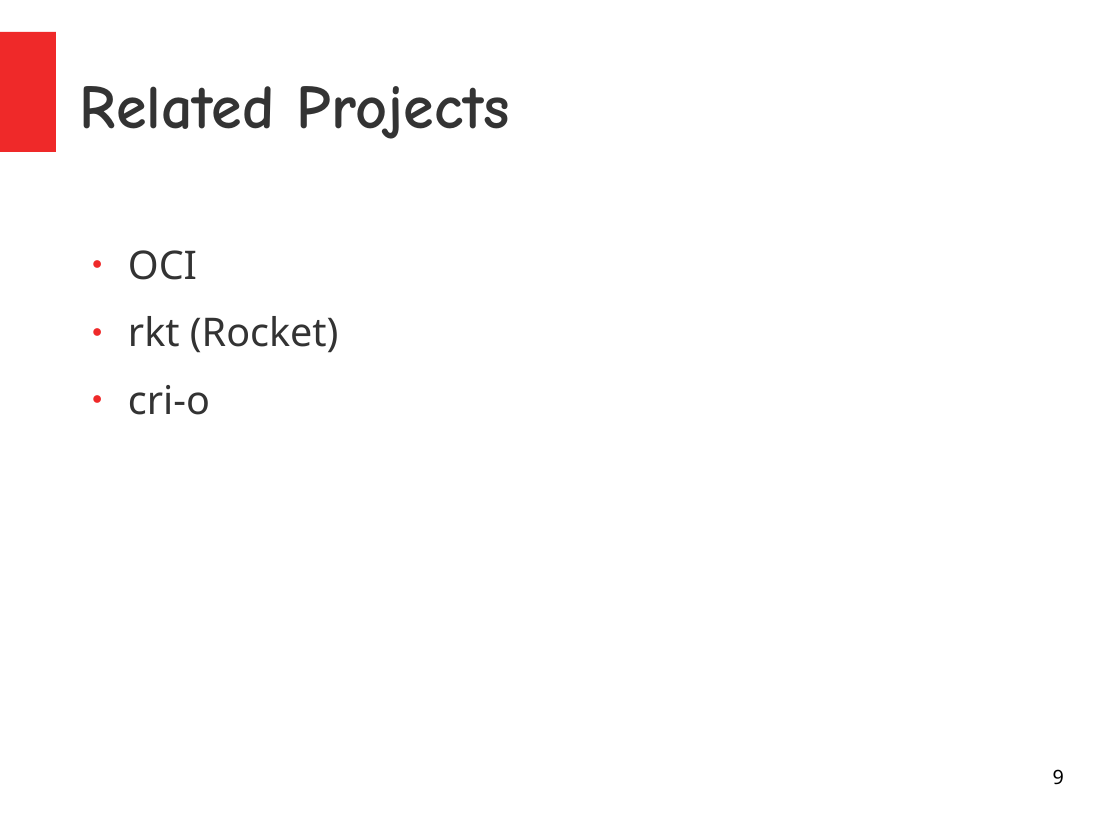
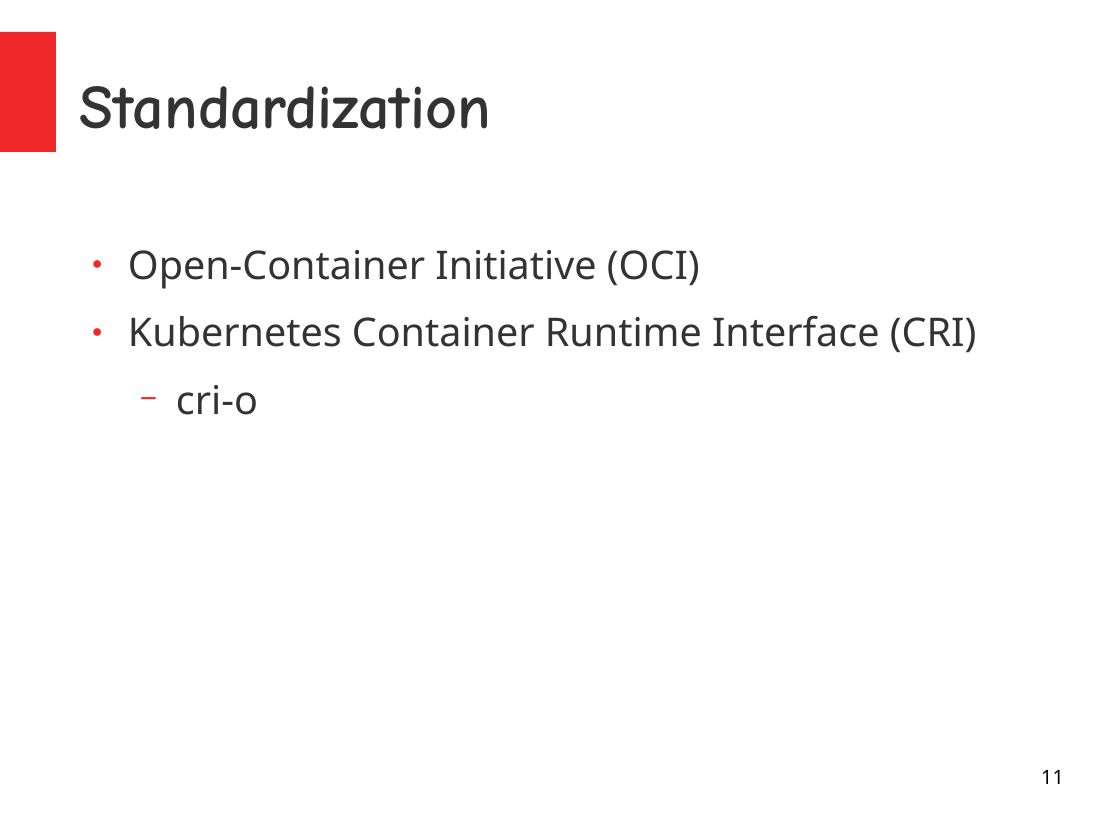
Before and after one commit to kislaykishore/microservices, a slide deck: slide 11 of Containers.odp (slide 9 before the commit). Drawn at 1120x840 pixels with LibreOffice and Linux fonts; fonts in the diff are those of the drawing. Boxes give left, top, right and bottom in pixels: in the first picture for what was removed or moved away, otherwise in the second. Text is boxed around its words. In the diff, an @@ line names an element or a change of style, - is before the commit and + after.

```diff
--- a/Containers.odp
+++ b/Containers.odp
@@ title at (x1=80, y1=86, x2=491, y2=129): text changed @@
-Related Projects
+Standardization
@@ text at (x1=128, y1=250, x2=977, y2=353): text changed @@
-● OCI
-● rkt (Rocket)
+● Open-Container Initiative (OCI)
+● Kubernetes Container Runtime Interface (CRI)
@@ text at (x1=176, y1=385, x2=258, y2=415): bullet ● to −; list level 1 to 2 in "cri-o" @@
@@ page number at (x1=1041, y1=770, x2=1064, y2=784): text changed @@
-9
+11
```
Also in this commit, not shown: 5 other slides changed, 5 slides added, 1 slide removed.
